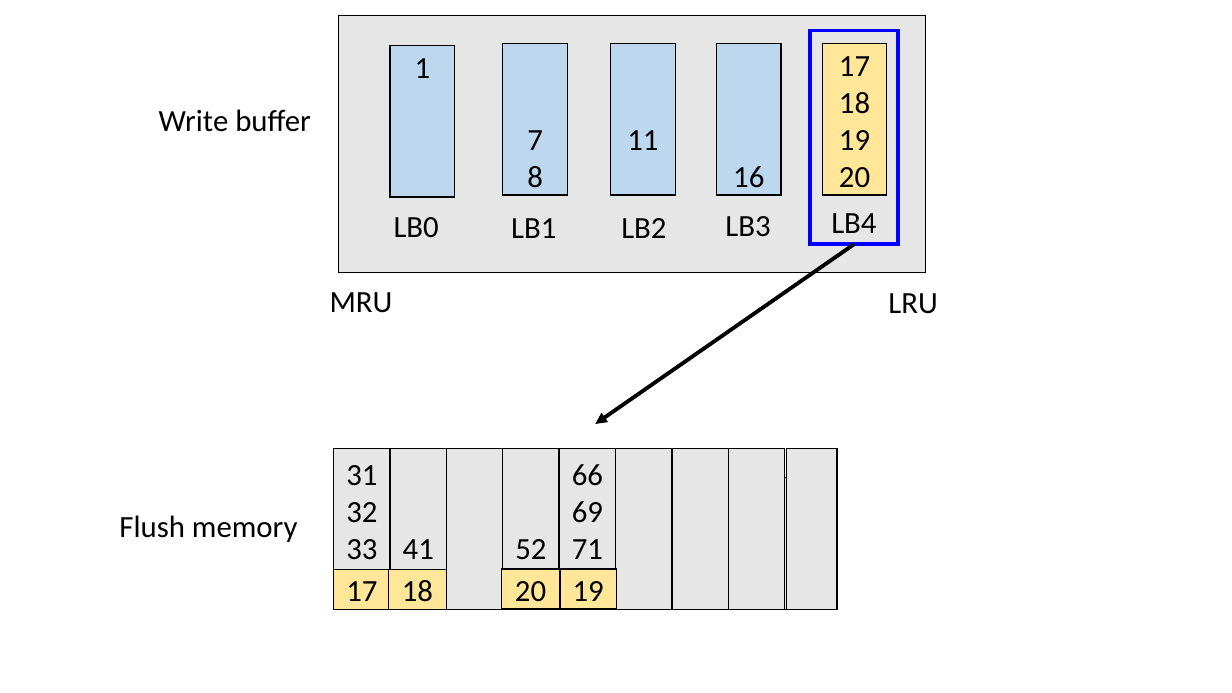
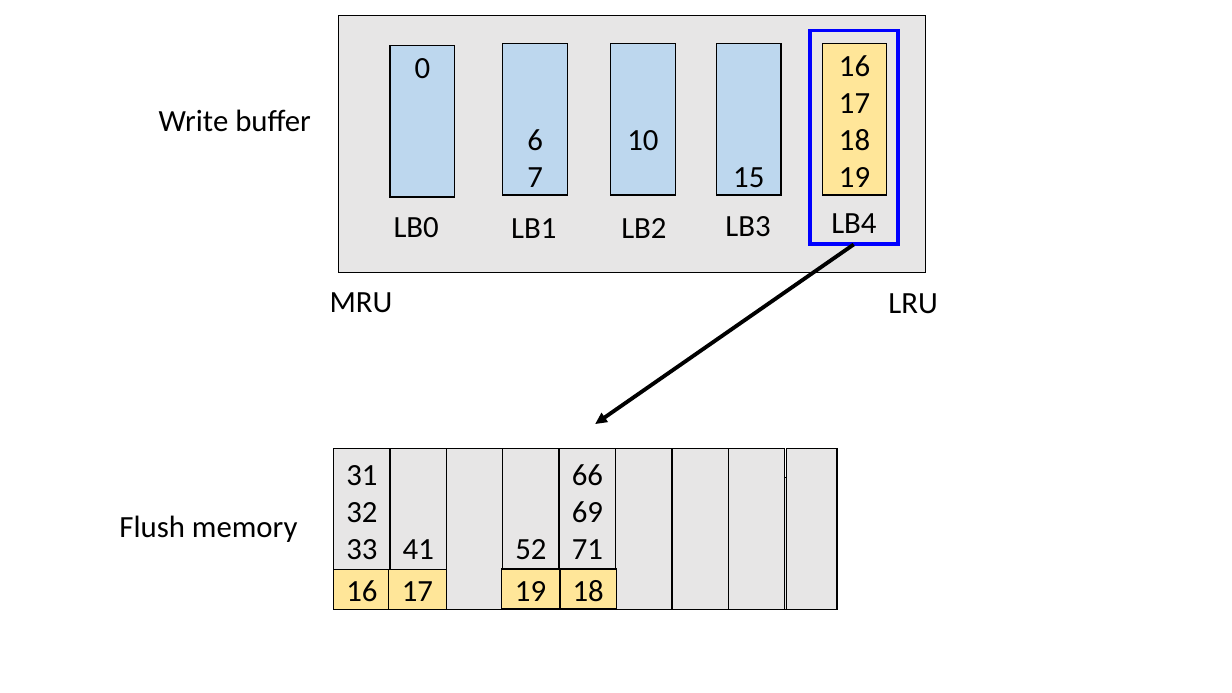
Before and after one commit to andrew841018/disksim_github, a slide deck: slide 27 of 論文相關/論文(插圖、實驗相關)/論文所需圖表.pptx. Drawn at 1232x693 pixels with LibreOffice and Linux fonts; fonts in the diff are those of the drawing. Boxes give left, top, right and bottom in pixels: in the first picture for what was removed or moved away, otherwise in the second. Text is boxed around its words. In the diff, an @@ line names an element or a change of style, - is before the commit and + after.

```diff
--- a/論文相關/論文(插圖、實驗相關)/論文所需圖表.pptx
+++ b/論文相關/論文(插圖、實驗相關)/論文所需圖表.pptx
@@ text in rectangle at (415,58,431,79): text changed @@
-1
+0
@@ text in rectangle at (839,55,870,77): paragraph added @@
+16
@@ text in rectangle at (527,129,543,151): paragraph added @@
+6
@@ text in rectangle at (627,130,658,151): text changed @@
-11
+10
@@ text in rectangle at (527,166,543,195): paragraph removed @@
-8
@@ text in rectangle at (733,167,764,195): text changed @@
-16
+15
@@ text in rectangle at (839,167,870,195): paragraph removed @@
-20
@@ rectangle "19": place and size @@
-rectangle "19" at (560,569,616,609)
+rectangle "19" at (501,569,560,609)
@@ rectangle removed at (501,569,560,609) @@
-20
@@ rectangle "18": place and size @@
-rectangle "18" at (388,570,446,610)
+rectangle "18" at (560,569,616,609)
@@ rectangle added at (334,570,390,610), fill #FFE699, outline #000000 1 pt, 24 pt, text #000000 @@
+16
@@ rectangle "17": place and size @@
-rectangle "17" at (334,570,390,610)
+rectangle "17" at (388,570,446,610)
```
Also in this commit, not shown: 2 other slides changed, 1 slide added, 10 other files.
